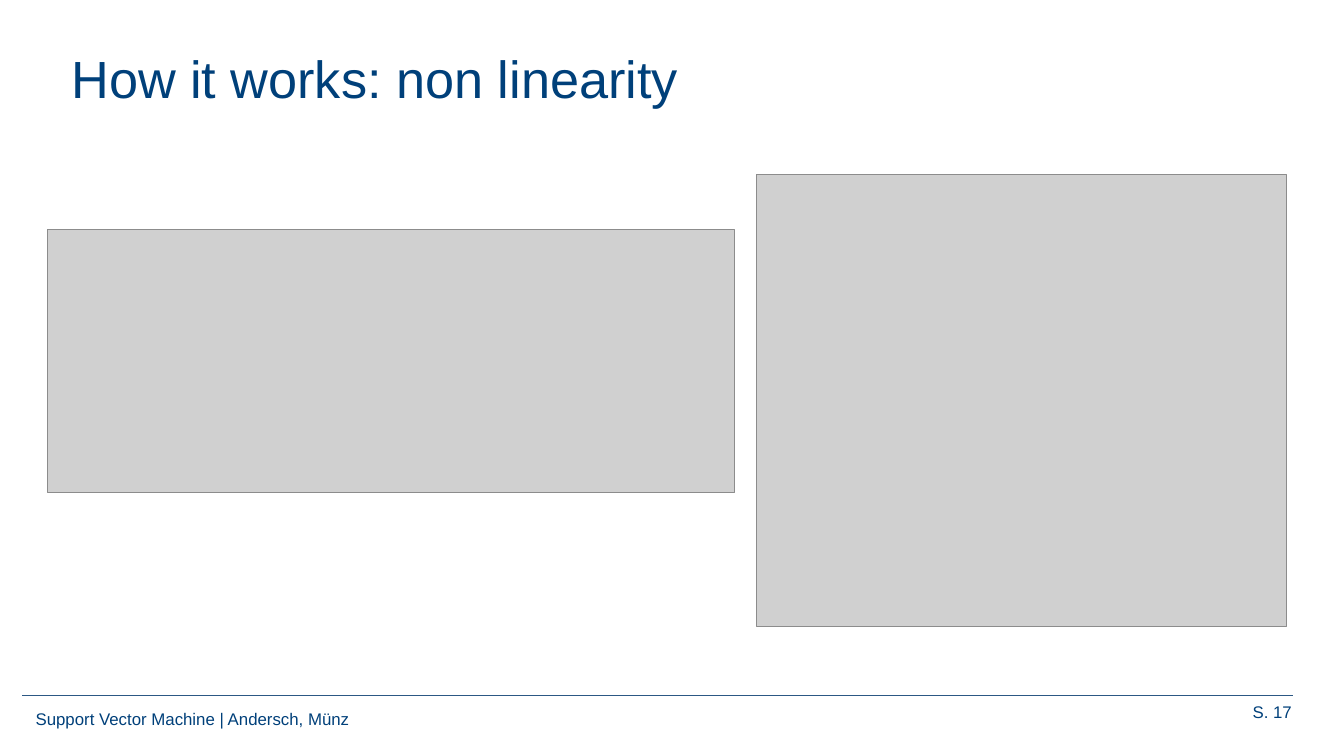
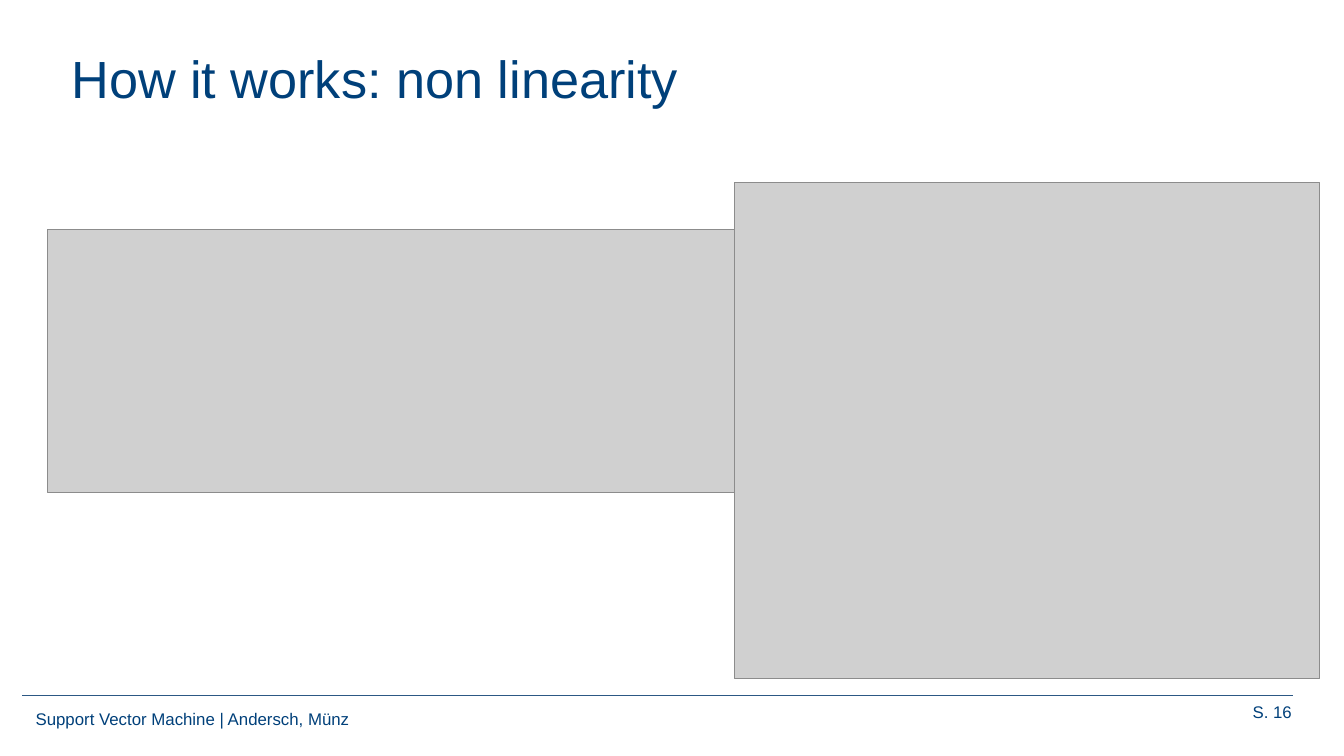
Before and after one commit to Frandersch/Statistical-Machine-Learning, a slide deck: slide 16 of Präsentation/Support Vector Machines.pptx (slide 17 before the commit). Drawn at 1344x756 pixels with LibreOffice and Linux fonts; fonts in the diff are those of the drawing; grey boxes stand for pictures; background and template pictures are left out. Boxes give left, top, right and bottom in pixels: in the first picture for what was removed or moved away, otherwise in the second. Text is boxed around its words. In the diff, an @@ line names an element or a change of style, - is before the commit and + after.

```diff
--- a/Präsentation/Support Vector Machines.pptx
+++ b/Präsentation/Support Vector Machines.pptx
@@ picture: place and size @@
-picture at (757, 175, 1286, 626)
+picture at (734, 183, 1318, 679)
@@ page number at (1253, 706, 1292, 718): text changed @@
-S. 17
+S. 16
```
Also in this commit, not shown: 7 other slides changed, 1 slide added, 3 slides removed, 19 other files.
